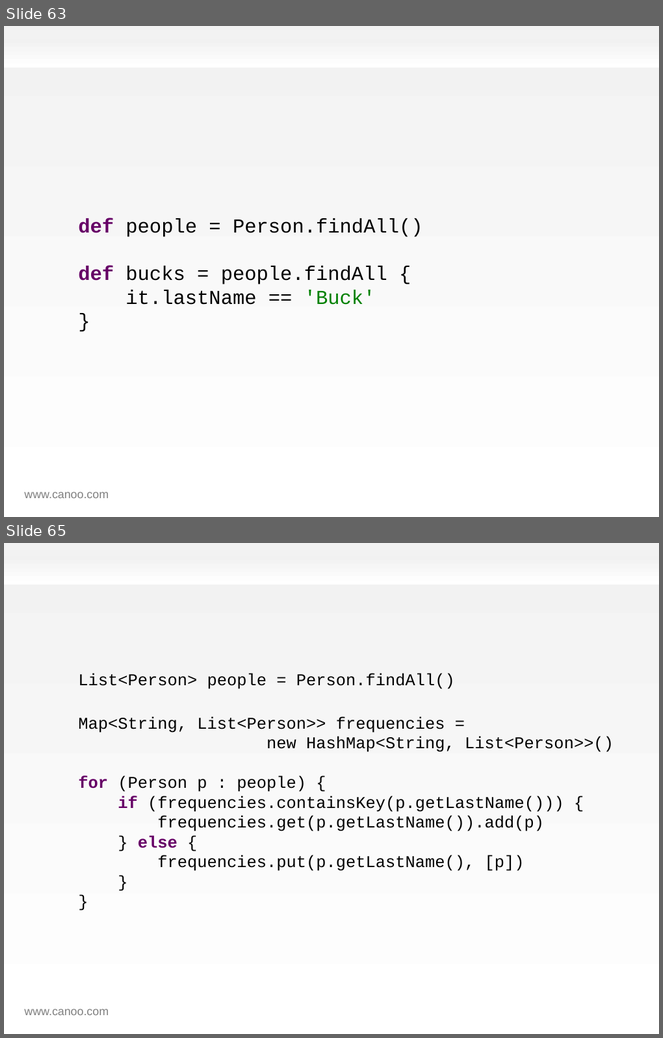
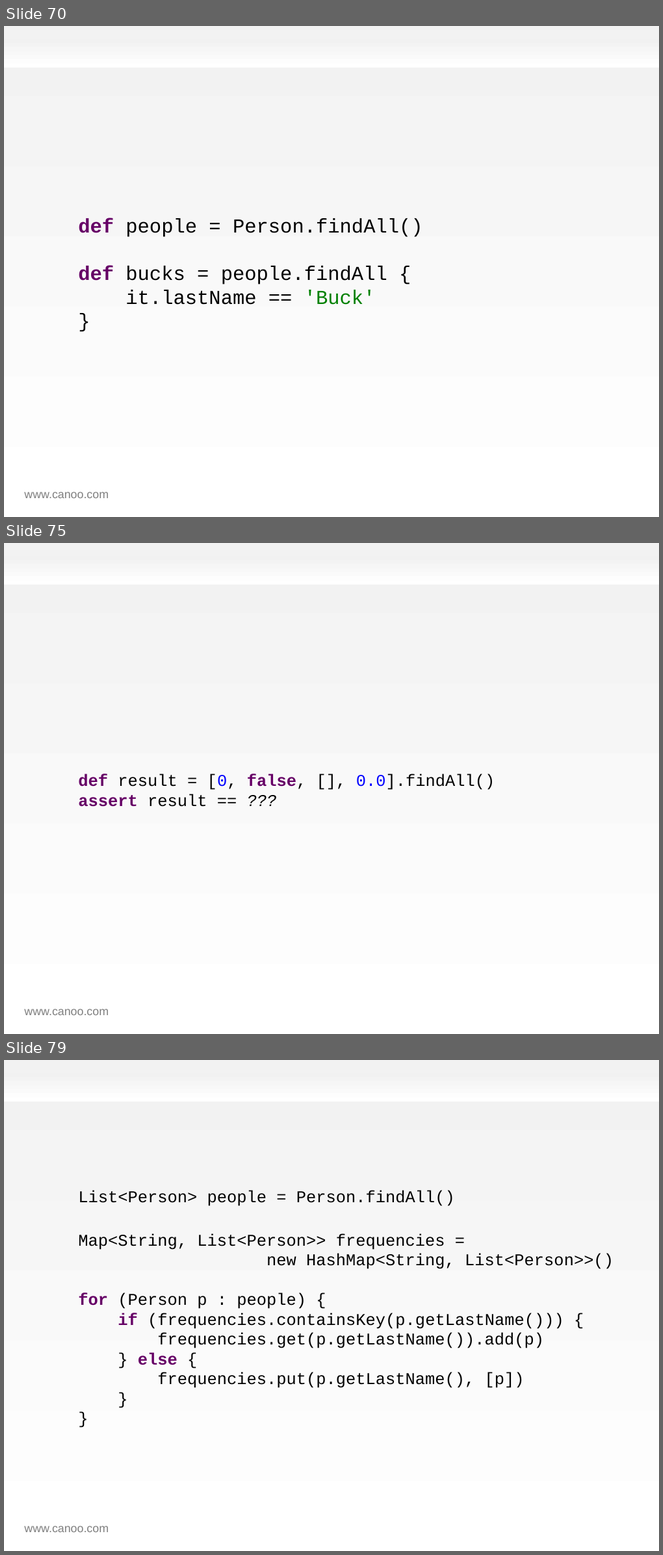
Before and after one commit to HamletDRC/presentations, a slide deck: effectivegroovy/effectivegroovy.odp. Shown one above the other, each under a label of ours: slides 63 and 65 before the commit, slides 70, 75 and 79 after it; the slides between them are not shown. The pictures are 663x1038 and 663x1555 pixels, drawn with LibreOffice and Linux fonts; fonts in the diff are those of the drawing; background and template pictures are left out. Boxes give left, top, right and bottom in pixels: in the first picture for what was removed or moved away, otherwise in the second. Text is boxed around its words. In the diff, an @@ line names an element or a change of style, - is before the commit and + after.

Commit message:
added take command and renamed many files so that I can find them again later. y

```diff
--- a/effectivegroovy/effectivegroovy.odp
+++ b/effectivegroovy/effectivegroovy.odp
@@ slide 75 added at box(4, 543, 659, 1034), background gradient #F2F2F2 to #FFFFFF; not listed: 2 template elements that a slide beside it also shows @@
@@ text added at box(78, 774, 495, 807), 20 pt, text #000000 @@
+def result = [0, false, [], 0.0].findAll()
+assert result == ???
@@ what was slide 63 is now slide 70 @@
@@ what was slide 65 is now slide 79 @@
```
Also in this commit, not shown: 2 slides changed, 16 other slides added, 14 other files.
